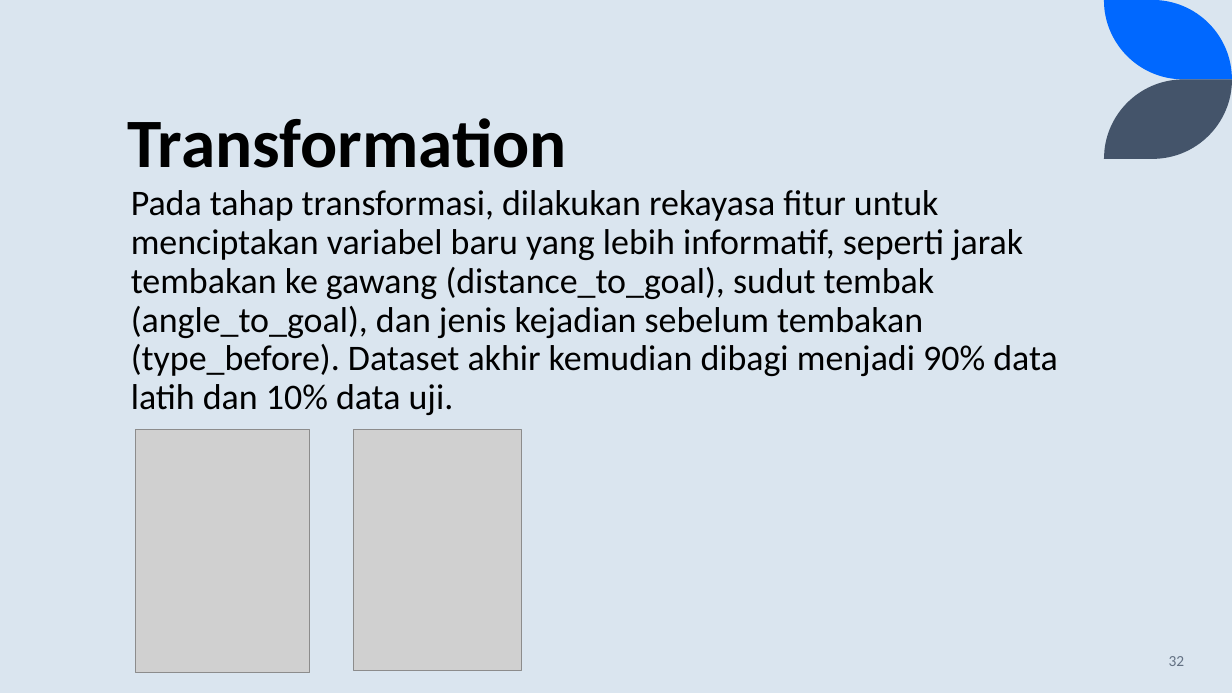
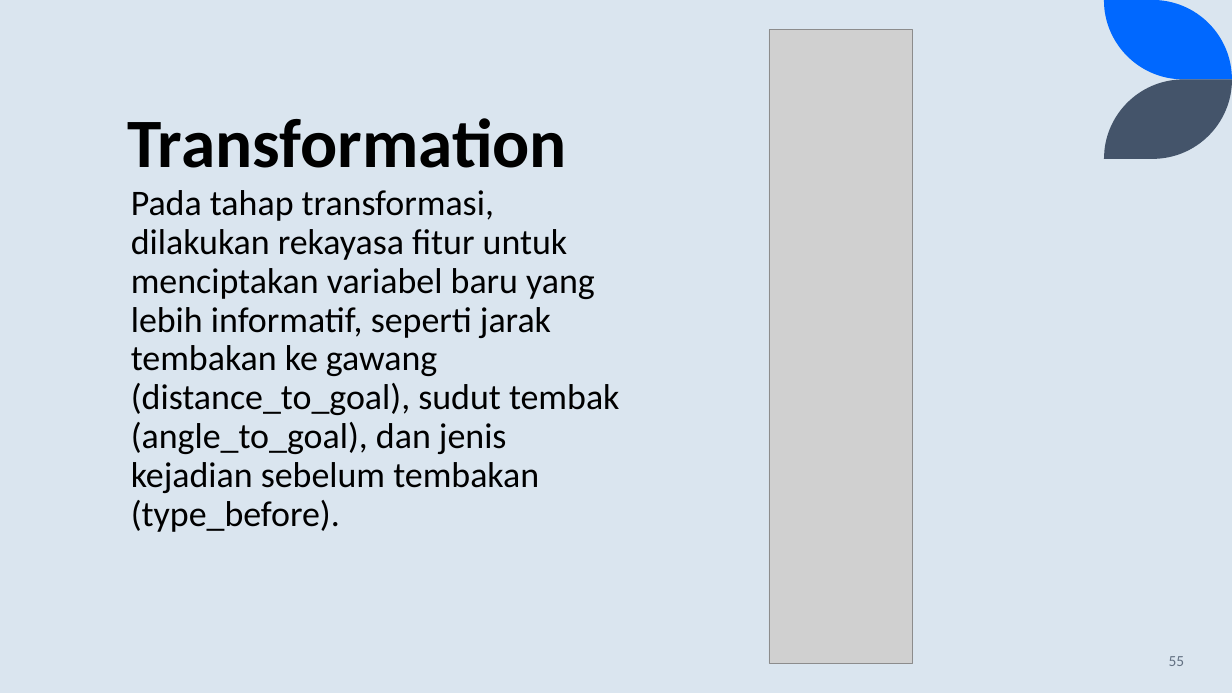
Before and after one commit to fadhilra101/skripsi, a slide deck: slide 55 of ppt/PPT SEMHAS Fadhil Raihan Akbar 11210930000101.pptx (slide 32 before the commit). Drawn at 1232x693 pixels with LibreOffice and Linux fonts; fonts in the diff are those of the drawing; grey boxes stand for pictures. Boxes give left, top, right and bottom in pixels: in the first picture for what was removed or moved away, otherwise in the second. Text is boxed around its words. In the diff, an @@ line names an element or a change of style, - is before the commit and + after.

```diff
--- a/ppt/PPT SEMHAS Fadhil Raihan Akbar 11210930000101.pptx
+++ b/ppt/PPT SEMHAS Fadhil Raihan Akbar 11210930000101.pptx
@@ picture added at [769,30,912,664] @@
@@ text at [131,190,620,532]: text changed @@
-Pada tahap transformasi, dilakukan rekayasa fitur untuk menciptakan variabel baru yang lebih informatif, seperti jarak tembakan ke gawang (distance_to_goal), sudut tembak (angle_to_goal), dan jenis kejadian sebelum tembakan (type_before). Dataset akhir kemudian dibagi menjadi 90% data latih dan 10% data uji.
+Pada tahap transformasi, dilakukan rekayasa fitur untuk menciptakan variabel baru yang lebih informatif, seperti jarak tembakan ke gawang (distance_to_goal), sudut tembak (angle_to_goal), dan jenis kejadian sebelum tembakan (type_before).
@@ picture removed at [135,430,310,674] @@
@@ picture removed at [354,430,521,672] @@
@@ page number at [1169,656,1185,666]: text changed @@
-32
+55
```
Also in this commit, not shown: 28 other slides changed, 33 slides added, 2 slides removed, 3 other files.
